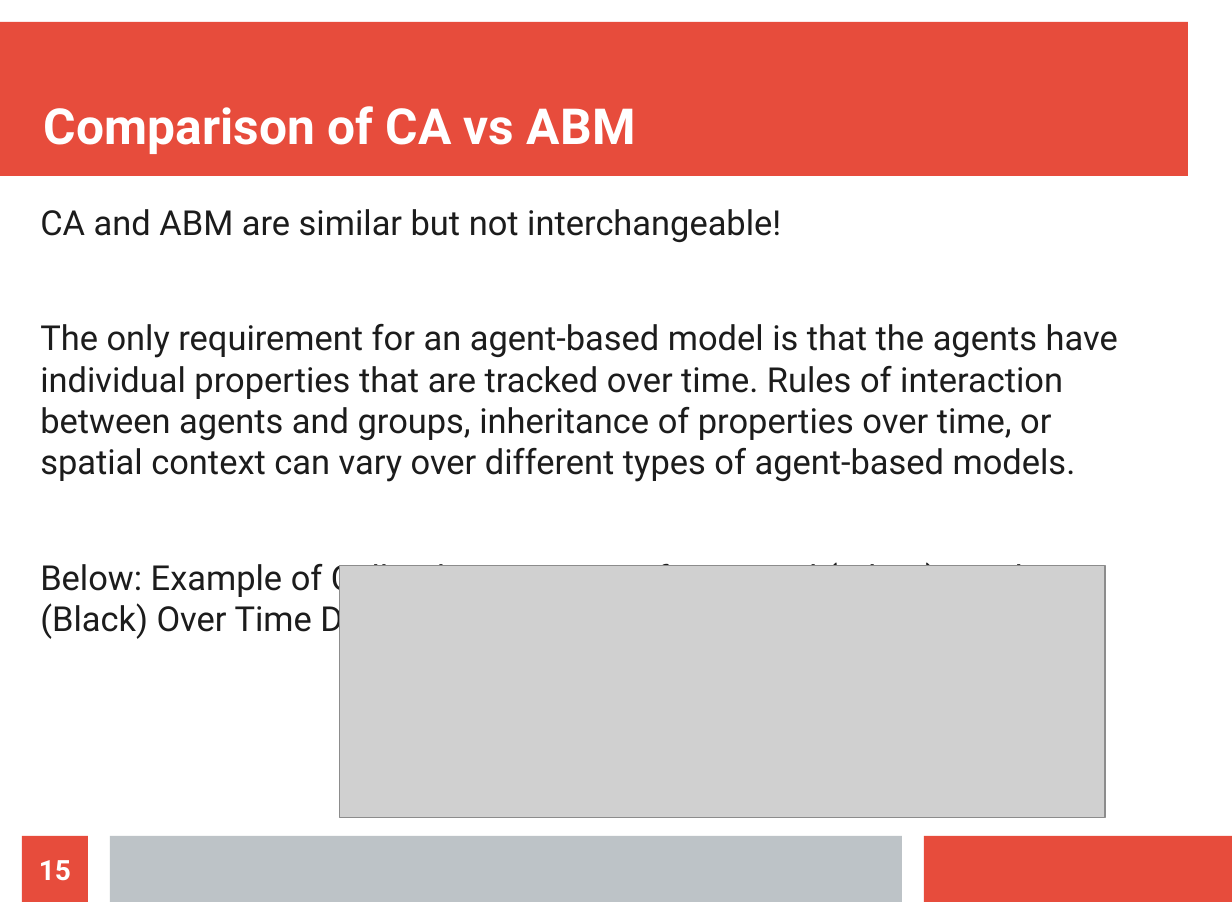
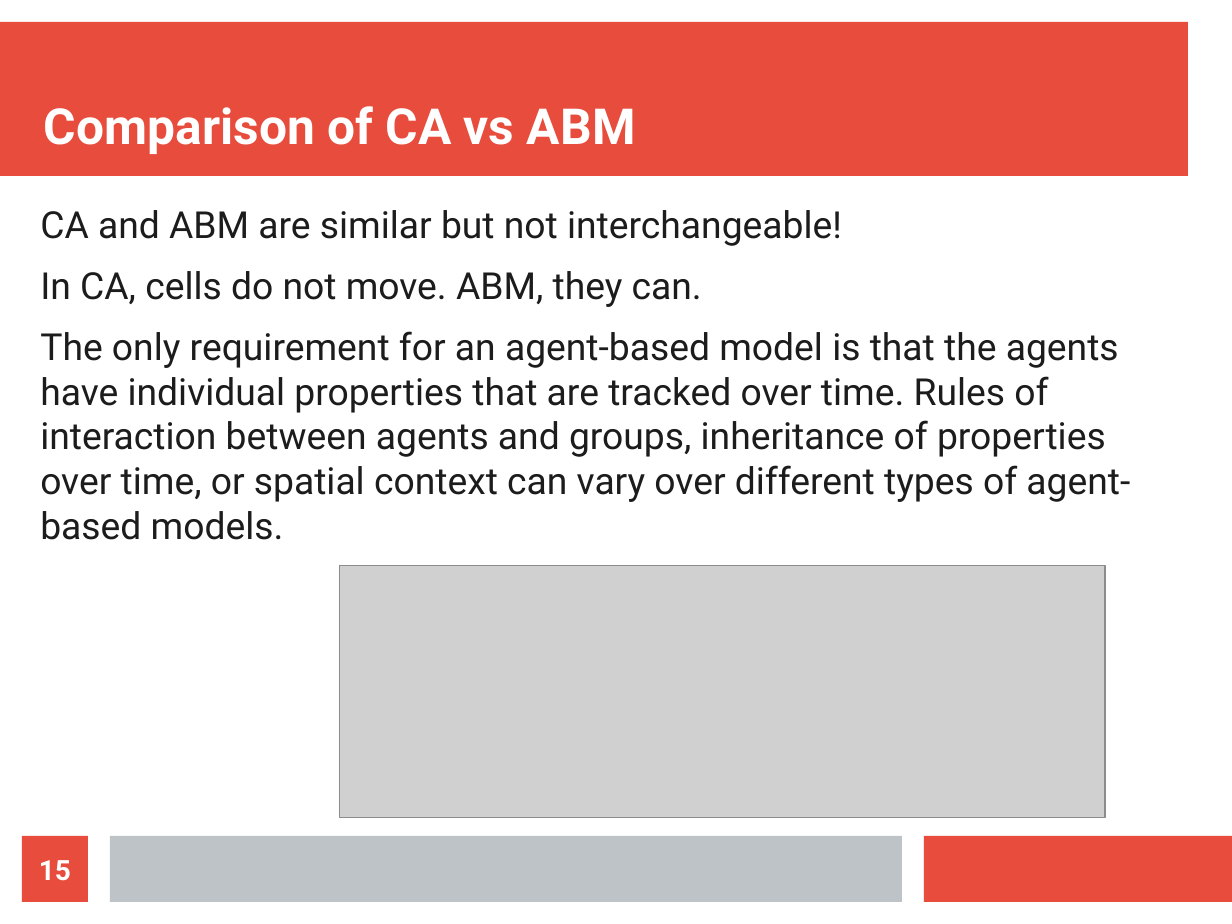
Before and after one commit to pitcany/practice, a slide deck: slide 15 of PresentationForMoritzClass.odp. Drawn at 1232x924 pixels with LibreOffice and Linux fonts; fonts in the diff are those of the drawing; grey boxes stand for pictures. Boxes give left, top, right and bottom in pixels: in the first picture for what was removed or moved away, otherwise in the second. Text is boxed around its words. In the diff, an @@ line names an element or a change of style, - is before the commit and + after.

Commit message:
updated presentation

```diff
--- a/PresentationForMoritzClass.odp
+++ b/PresentationForMoritzClass.odp
@@ text at <box>40,210,1130,540</box>: size 22.2 to 24 pt in "CA and ABM are similar but not ...", "The only requirement for an agent-based model ..." @@
@@ text at <box>40,271,702,307</box>: paragraph added @@
+In CA, cells do not move. ABM, they can.
@@ text at <box>40,558,1066,639</box>: paragraph removed @@
-Below: Example of Cells Changing State from Dead (White) To Alive (Black) Over Time Depending On The States of its Neighboring Cells.
```
Also in this commit, not shown: 2 other slides changed, 2 slides added.
